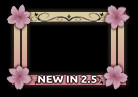
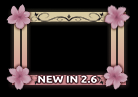
Layers edited between the first and the second 138px x 97px image:
painted on "NEW IN 1.5 make sure to add alpha" over [88, 74, 99, 85]
